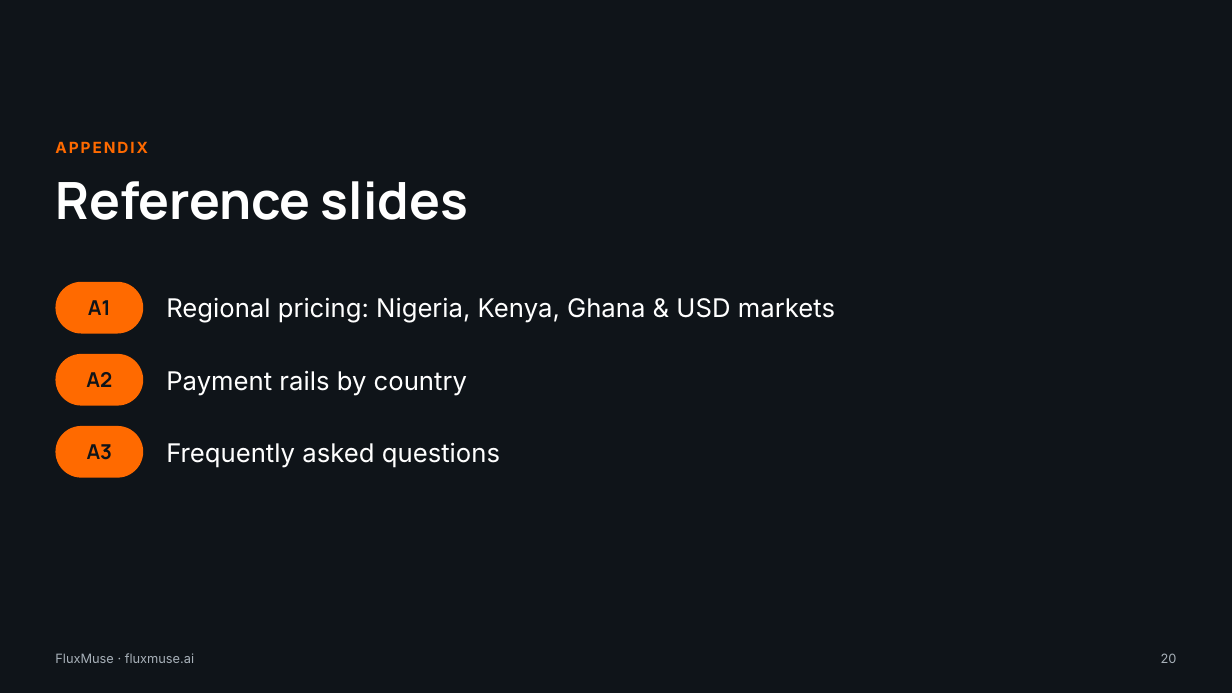
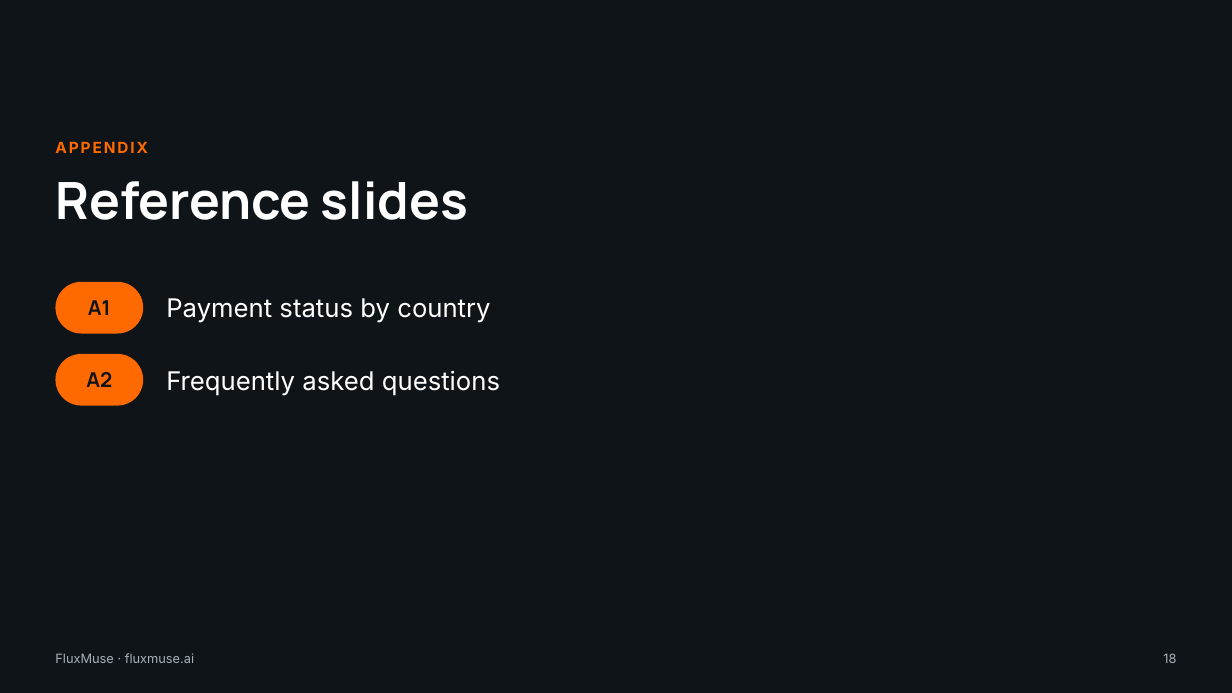
Before and after one commit to embizo/fluxmuse, a slide deck: slide 18 of docs/go-to-market/02_Brand_Pitch_Deck/FluxMuse_Pitch_SMEs.pptx (slide 20 before the commit). Drawn at 1232x693 pixels with LibreOffice and Linux fonts; fonts in the diff are those of the drawing. Boxes give left, top, right and bottom in pixels: in the first picture for what was removed or moved away, otherwise in the second. Text is boxed around its words. In the diff, an @@ line names an element or a change of style, - is before the commit and + after.

```diff
--- a/docs/go-to-market/02_Brand_Pitch_Deck/FluxMuse_Pitch_SMEs.pptx
+++ b/docs/go-to-market/02_Brand_Pitch_Deck/FluxMuse_Pitch_SMEs.pptx
@@ text at [166, 298, 490, 323]: text changed @@
-Regional pricing: Nigeria, Kenya, Ghana & USD markets
+Payment status by country
@@ text "Frequently asked questions": place and size @@
-text "Frequently asked questions" at [166, 442, 500, 467]
+text "Frequently asked questions" at [166, 370, 500, 395]
@@ text removed at [166, 370, 467, 395] @@
-Payment rails by country
@@ rounded rectangle removed at [55, 426, 143, 478] @@
@@ text removed at [87, 444, 113, 460] @@
-A3
@@ page number at [1163, 653, 1176, 663]: text changed @@
-20
+18
```
Also in this commit, not shown: 13 other slides changed, 6 slides added, 10 slides removed, 8 other files.
